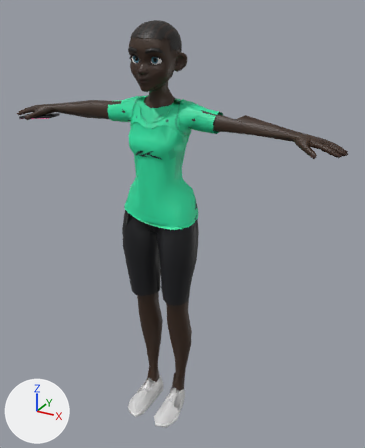
A saved change to the FBX model art/cast/export/looks/npc_clip_farmer/npc_clip_farmer.fbx.
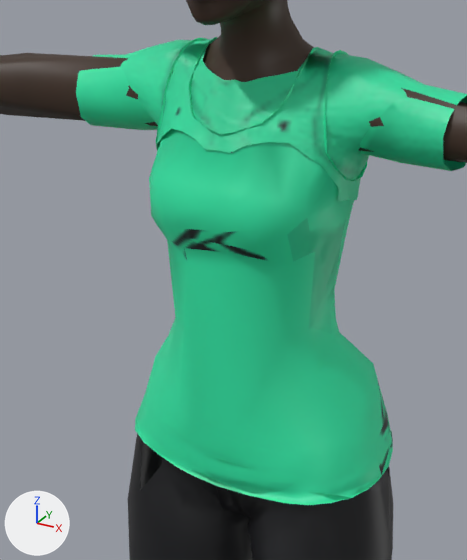
Each version is shown whole from a 50 mm lens placed at (0.983, -1.626, 1.734), pointed at (0.075, 0.025, 0.909), then close up on the part from 23% to 60% of the width and 19% to 55% of the height. The axes (+X, +Y, +Z) are drawn at lower left. The lights are the same throughout. The first two pictures are the older version. Objects named as collision shapes, trigger or cutter boxes, shadow casters or lower levels of detail are left out.

In view in the first close-up: 'npc_clip_farmer_LOD0'.
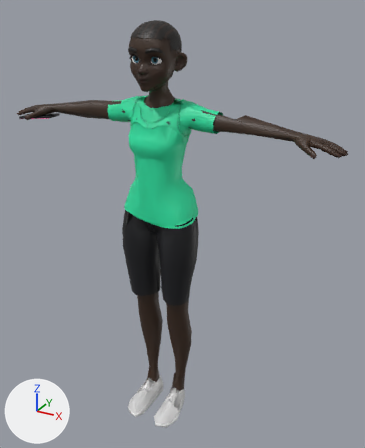
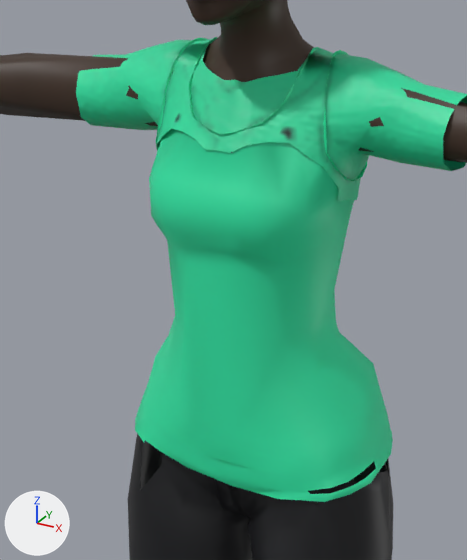
Location of each change, (x1, y1, x2, y2) in pixels of the close-ups (467 x 560 px; the box of a moved part takes in the faces that stretch with it):
```json
{"part": 1, "of": "me_npc_clip_farmer_lod0", "change": "moved or reshaped", "before": [135, 199, 393, 505], "after": [135, 199, 393, 502]}
{"part": 2, "of": "me_npc_clip_farmer_lod0", "change": "surface changed", "before": [114, 51, 448, 491], "after": [114, 51, 448, 491]}
```

Edits to the scene script, one JSON object a line:
```json
{"block": "me_npc_clip_farmer_lod0", "where": "# used by ob_npc_clip_farmer_lod0; location = (0.0, 0.0, 0.0)"}
{"op": "remove", "block": "me_npc_clip_farmer_lod0", "code": "me_npc_clip_farmer_lod0.from_pydata(...)  # 2858 vertices, 4814 faces; spans x -0.7..0.7, y -0.19..0.09, z 0.0..1.68"}
{"op": "add", "block": "me_npc_clip_farmer_lod0", "code": "me_npc_clip_farmer_lod0.from_pydata(...)  # 2860 vertices, 4813 faces; spans x -0.7..0.7, y -0.19..0.09, z 0.0..1.68"}
{"block": "me_npc_clip_farmer_lod0", "change": "me_npc_clip_farmer_lod0 part 1"}
{"block": "me_npc_clip_farmer_lod0", "change": "25 vertices are removed from x -0.12..0.16, y -0.11..0.08, z 0.94..1.39"}
{"block": "me_npc_clip_farmer_lod0", "change": "104 faces are deleted"}
{"block": "me_npc_clip_farmer_lod0", "change": "4 vertices move within x -0.14..0.15, y -0.11..0.08, z 0.94..1.01"}
{"block": "me_npc_clip_farmer_lod0", "change": "27 vertices are added at x -0.14..0.16, y -0.11..0.08, z 0.95..1.39"}
{"block": "me_npc_clip_farmer_lod0", "change": "103 new faces join them"}
{"block": "me_npc_clip_farmer_lod0", "change": "me_npc_clip_farmer_lod0 part 2: 481 kept faces spanning x -0.23..0.23, y -0.12..0.09, z 0.95..1.41 get new texture (UV) coordinates"}
{"block": "me_npc_clip_farmer_lod0", "change": "other edits to the shape of me_npc_clip_farmer_lod0 do not show in these pictures"}
```
